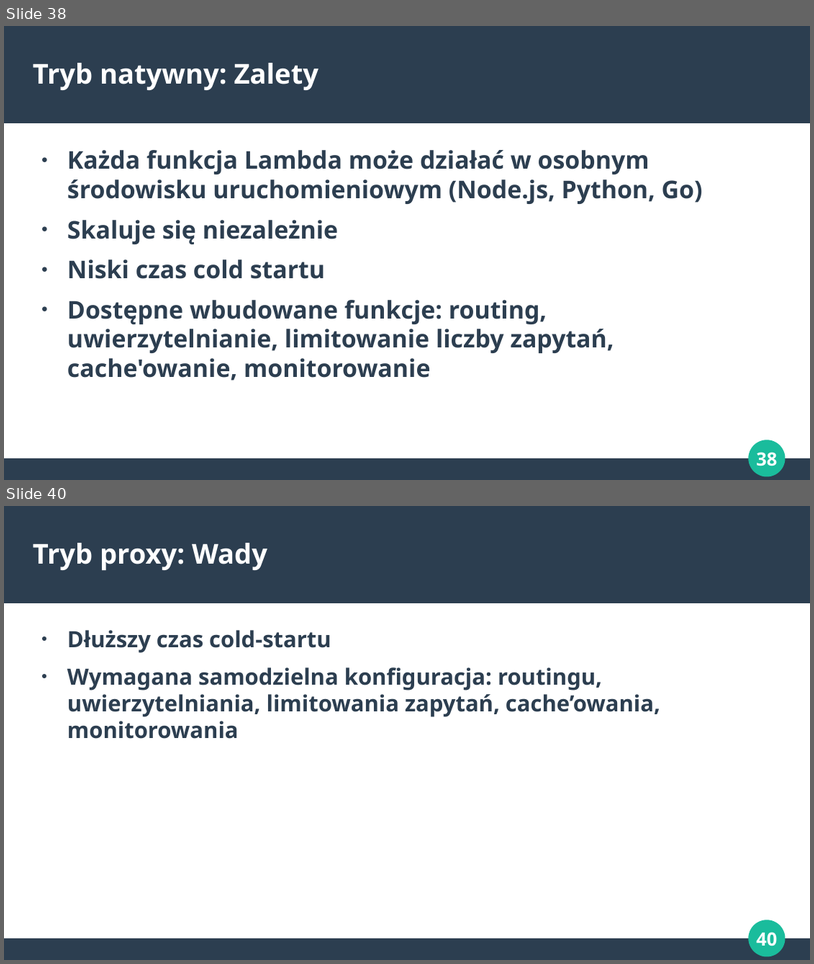
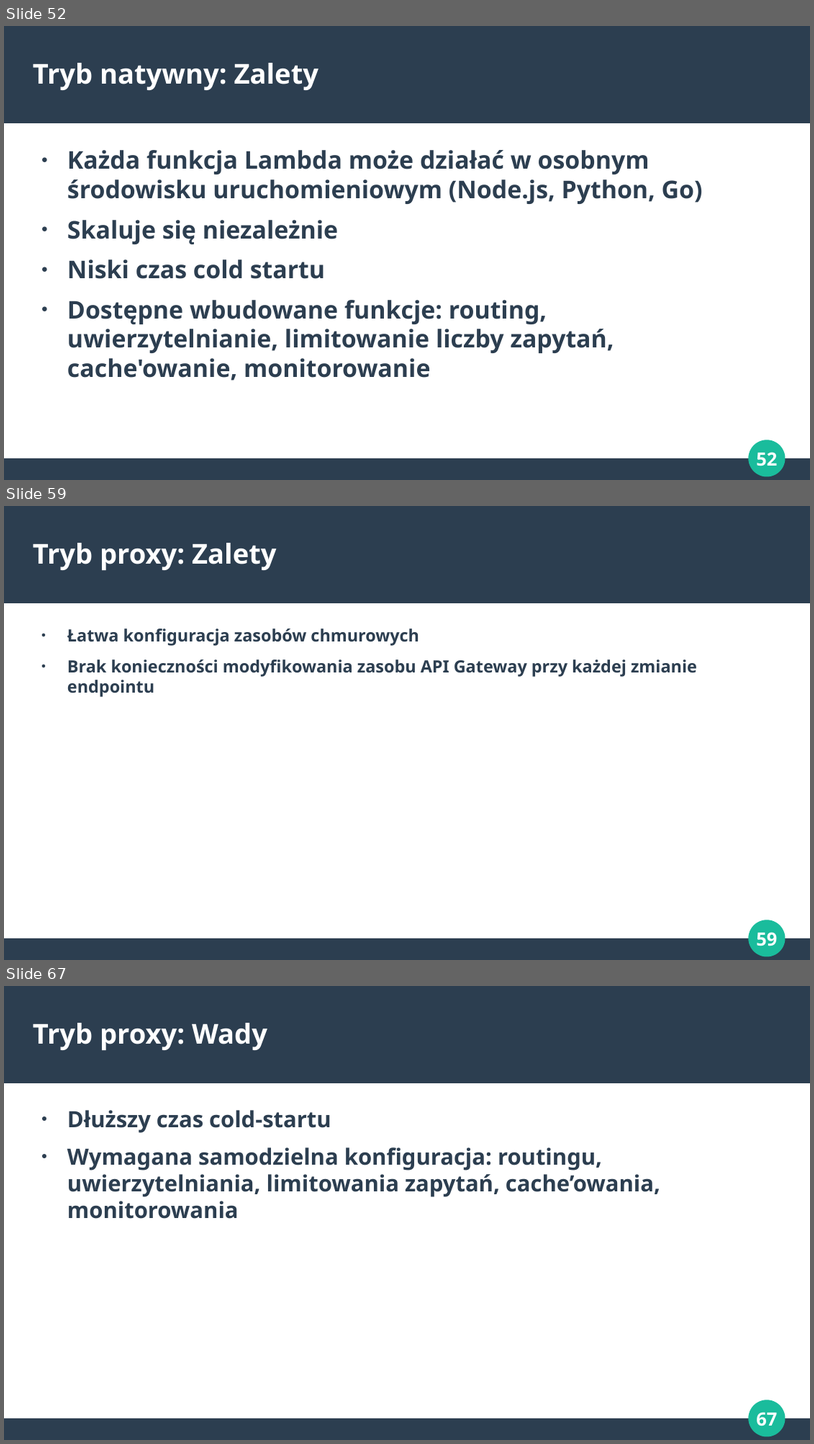
Before and after one commit to makspiechota/aws-apigateway-training-pl, a slide deck: presentation.odp. Shown one above the other, each under a label of ours: slides 38 and 40 before the commit, slides 52, 59 and 67 after it; the slides between them are not shown. The pictures are 814x964 and 814x1444 pixels, drawn with LibreOffice and Linux fonts; fonts in the diff are those of the drawing. Boxes give left, top, right and bottom in pixels: in the first picture for what was removed or moved away, otherwise in the second. Text is boxed around its words. In the diff, an @@ line names an element or a change of style, - is before the commit and + after.

```diff
--- a/presentation.odp
+++ b/presentation.odp
@@ slide 59 added at (x1=4, y1=506, x2=810, y2=960), background #FFFFFF; not listed: 4 template elements that a slide beside it also shows @@
@@ title added at (x1=33, y1=543, x2=276, y2=570), 27 pt, text #FFFFFF, bold @@
+Tryb proxy: Zalety
@@ text added at (x1=67, y1=628, x2=697, y2=697), 16.6 pt, text #2C3E50, bold @@
+● Łatwa konfiguracja zasobów chmurowych
+● Brak konieczności modyfikowania zasobu API Gateway przy każdej zmianie endpointu
@@ what was slide 38 is now slide 52 @@
@@ page number at (x1=756, y1=452, x2=777, y2=466): text changed @@
-38
+52
@@ what was slide 40 is now slide 67 @@
@@ page number at (x1=756, y1=1412, x2=777, y2=1426): text changed @@
-40
+67
```
Also in this commit, not shown: 3 slides changed, 31 other slides added.
